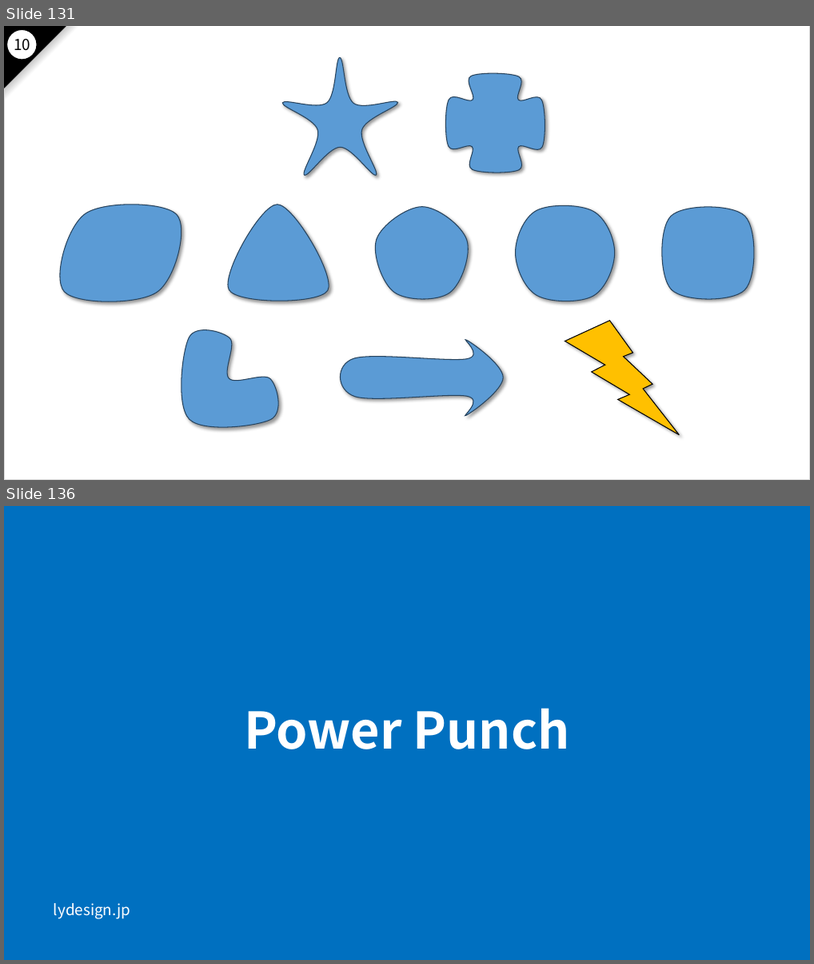
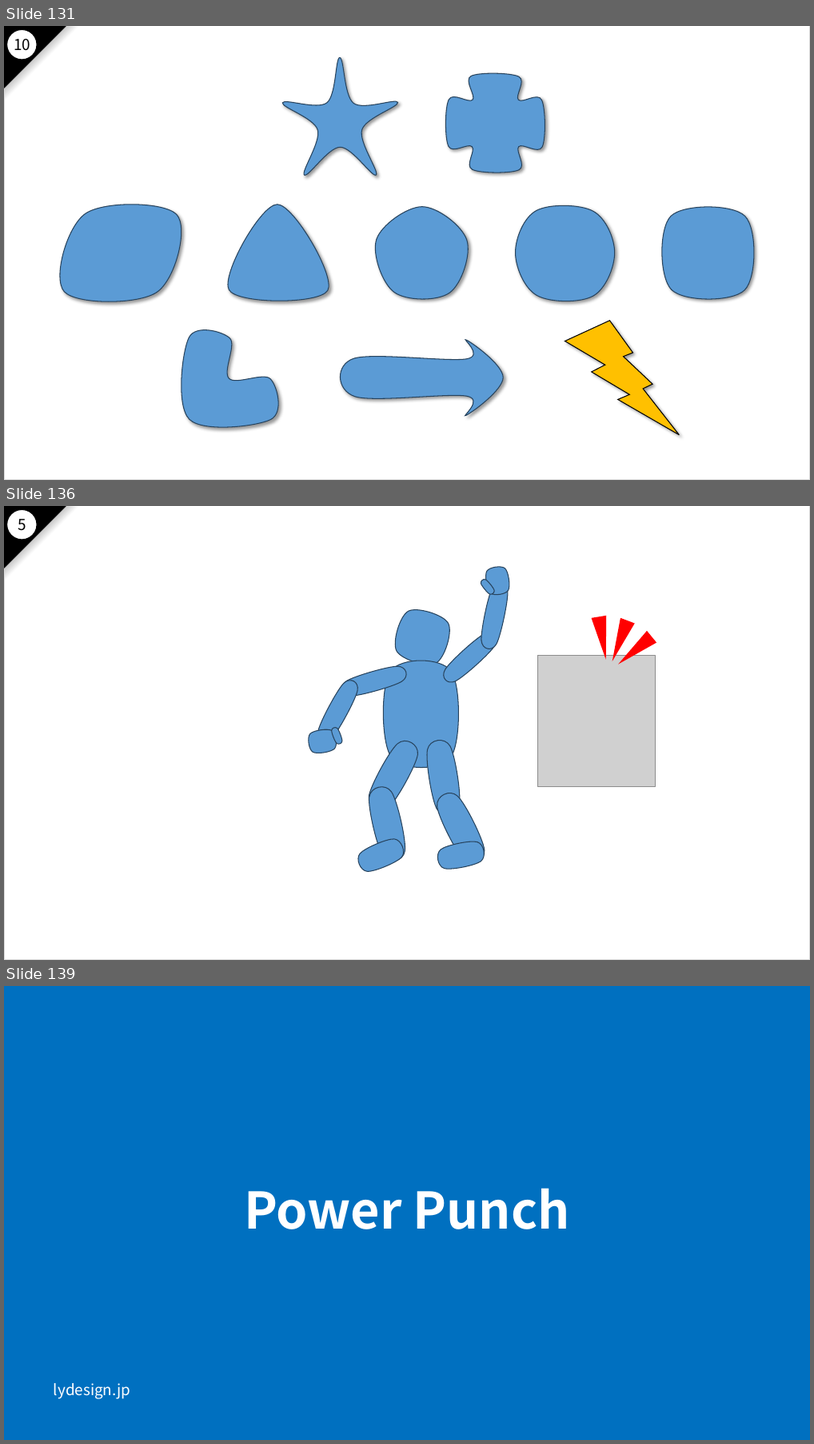
Before and after one commit to nakayama-kazuki/2021, a slide deck: pptx/power-punch-v2.pptx. Shown one above the other, each under a label of ours: slides 131 and 136 before the commit, slides 131, 136 and 139 after it; the slides between them are not shown. The pictures are 814x964 and 814x1444 pixels, drawn with LibreOffice and Linux fonts; fonts in the diff are those of the drawing; grey boxes stand for pictures. Boxes give left, top, right and bottom in pixels: in the first picture for what was removed or moved away, otherwise in the second. Text is boxed around its words. In the diff, an @@ line names an element or a change of style, - is before the commit and + after.

```diff
--- a/pptx/power-punch-v2.pptx
+++ b/pptx/power-punch-v2.pptx
@@ slide 136 added at (4,506,810,960), background #FFFFFF; not listed: 4 template elements that a slide beside it also shows @@
@@ text added at (18,519,26,531), 18 pt, text #000000 @@
+5
@@ freeform shape added at (480,577,496,596), fill #5B9BD5, outline #28445D 1 pt @@
@@ freeform shape added at (485,565,512,596), fill #5B9BD5, outline #28445D 1 pt @@
@@ freeform shape added at (478,581,511,651), fill #5B9BD5, outline #28445D 1 pt @@
@@ freeform shape added at (390,604,455,670), fill #5B9BD5, outline #28445D 1 pt @@
@@ triangle added at (591,615,614,660), fill #FF0000 @@
@@ triangle added at (606,618,635,664), fill #FF0000 @@
@@ freeform shape added at (439,628,502,687), fill #5B9BD5, outline #28445D 1 pt @@
@@ triangle added at (614,631,657,670), fill #FF0000 @@
@@ freeform shape added at (340,663,409,700), fill #5B9BD5, outline #28445D 1 pt @@
@@ freeform shape added at (383,660,459,768), fill #5B9BD5, outline #28445D 1 pt @@
@@ picture added at (538,656,655,787) @@
@@ freeform shape added at (314,676,362,745), fill #5B9BD5, outline #28445D 1 pt @@
@@ freeform shape added at (307,728,338,755), fill #5B9BD5, outline #28445D 1 pt @@
@@ freeform shape added at (330,726,343,744), fill #5B9BD5, outline #28445D 1 pt @@
@@ freeform shape added at (362,736,424,815), fill #5B9BD5, outline #28445D 1 pt @@
@@ freeform shape added at (424,738,463,816), fill #5B9BD5, outline #28445D 1 pt @@
@@ freeform shape added at (365,784,410,864), fill #5B9BD5, outline #28445D 1 pt @@
@@ freeform shape added at (431,788,490,868), fill #5B9BD5, outline #28445D 1 pt @@
@@ freeform shape added at (354,835,407,875), fill #5B9BD5, outline #28445D 1 pt @@
@@ freeform shape added at (436,838,486,872), fill #5B9BD5, outline #28445D 1 pt @@
@@ what was slide 136 is now slide 139 @@
```
Also in this commit, not shown: 4 slides changed, 2 other slides added.
